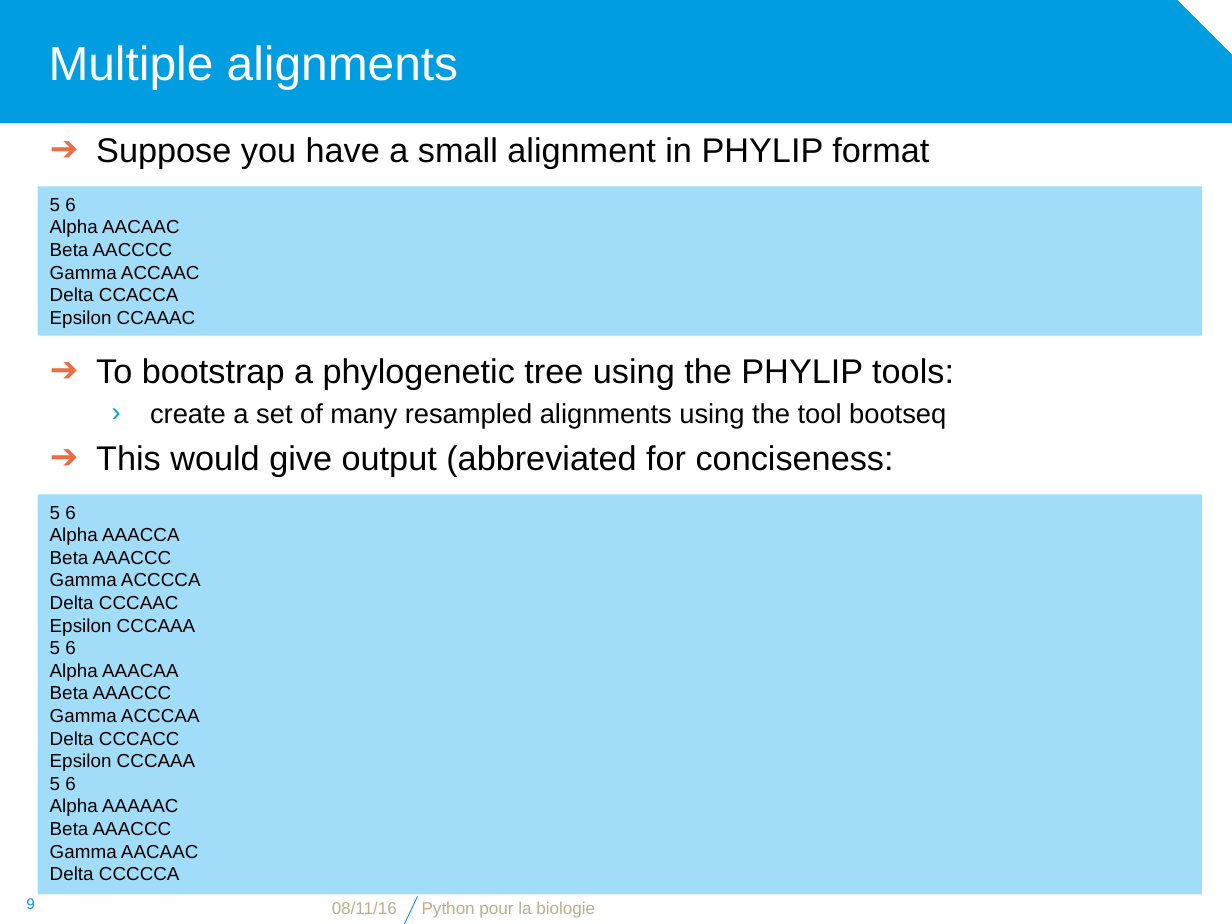
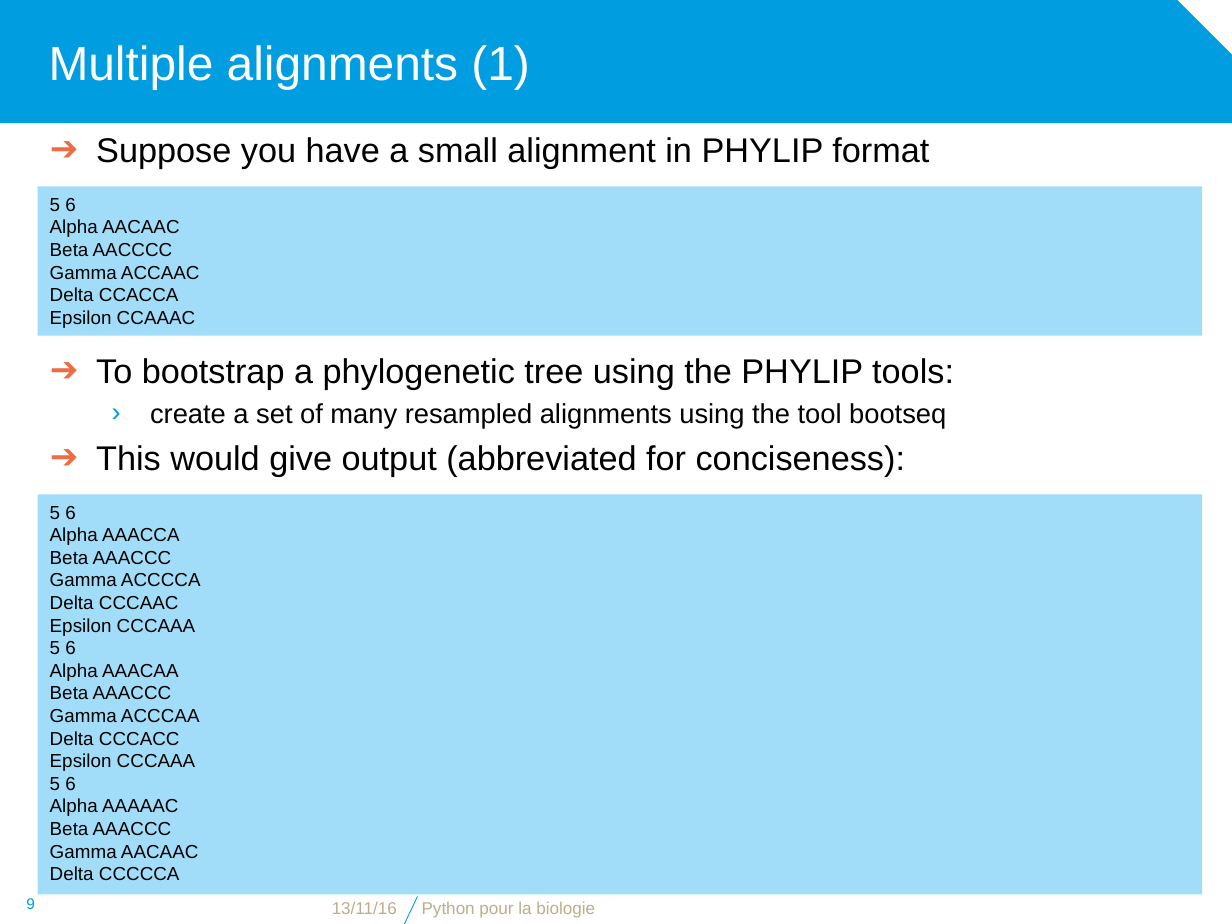
Before and after one commit to bdartigues/python_cnrs_formation, a slide deck: slide 9 of slides/python_biopython_Multiple_alignment.pptx. Drawn at 1232x924 pixels with LibreOffice and Linux fonts; fonts in the diff are those of the drawing; background and template pictures are left out. Boxes give left, top, right and bottom in pixels: in the first picture for what was removed or moved away, otherwise in the second. Text is boxed around its words. In the diff, an @@ line names an element or a change of style, - is before the commit and + after.

```diff
--- a/slides/python_biopython_Multiple_alignment.pptx
+++ b/slides/python_biopython_Multiple_alignment.pptx
@@ title at (x1=49, y1=45, x2=530, y2=89): text changed @@
-Multiple alignments
+Multiple alignments (1)
@@ text at (x1=96, y1=445, x2=905, y2=476): text changed @@
-➔ This would give output (abbreviated for conciseness:
+➔ This would give output (abbreviated for conciseness):
@@ text at (x1=332, y1=901, x2=397, y2=914): text changed @@
-08/11/16
+13/11/16
```
Also in this commit, not shown: 14 other slides changed, 15 slides added, 8 slides removed, 4 other files.
